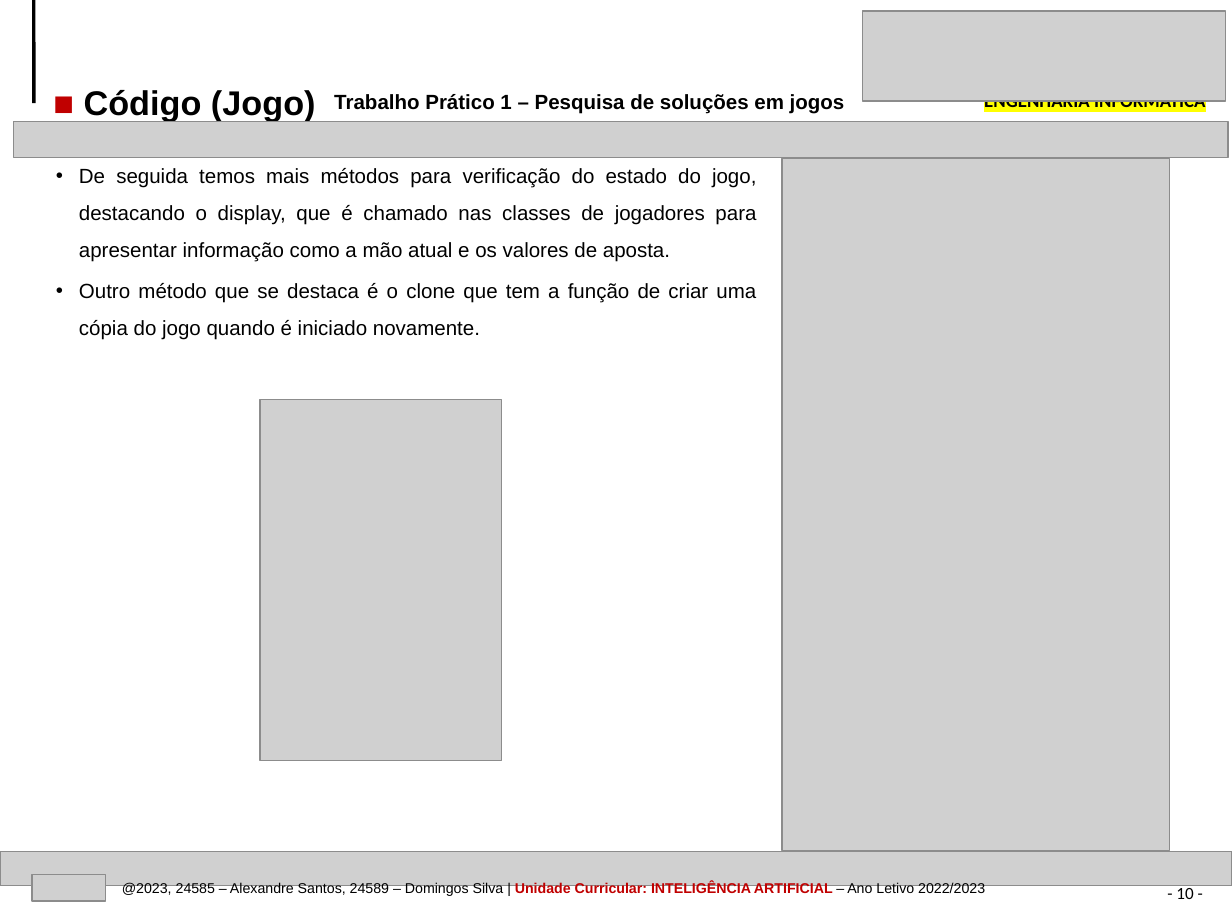
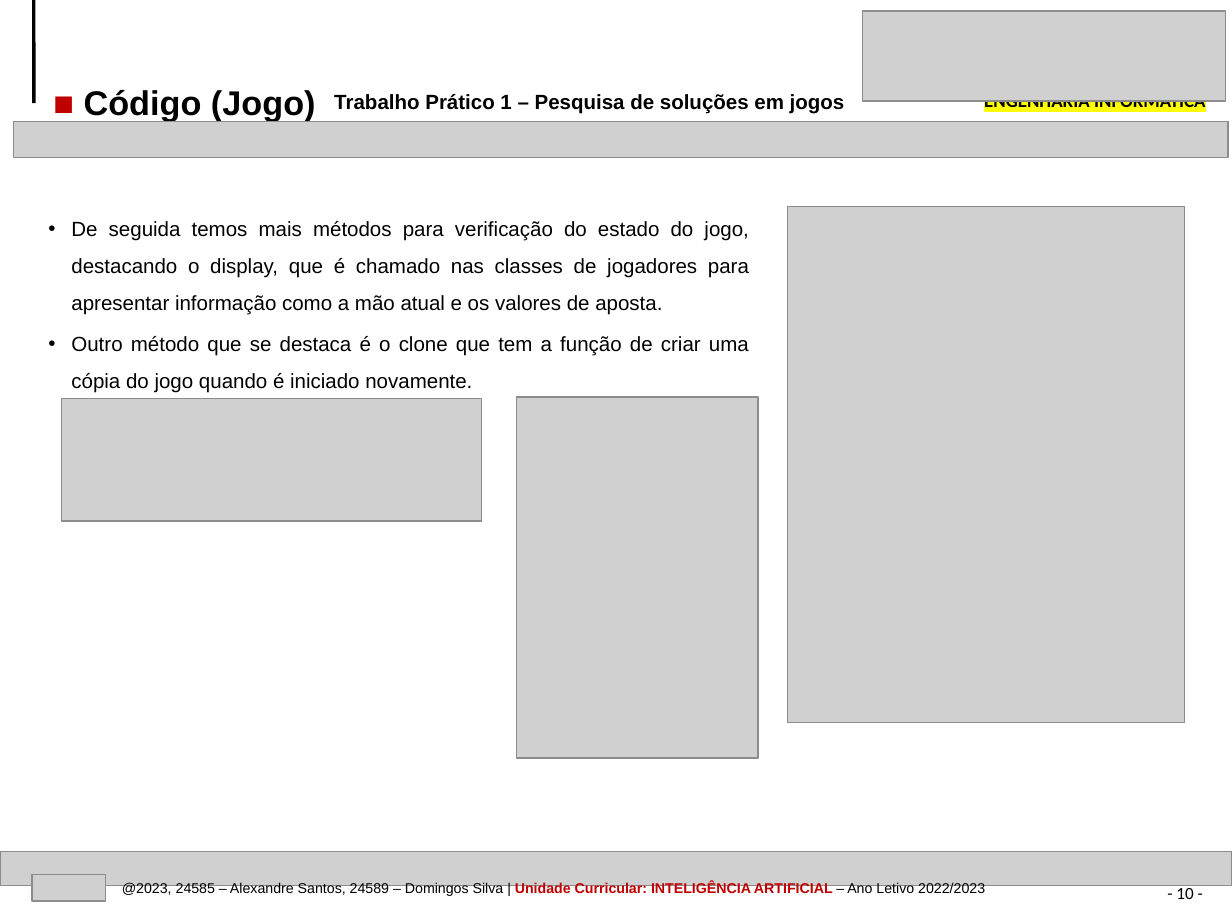
Before and after one commit to AlexandrePSantos/IPVC_EI_IA_TP1_TexasHoldEm, a slide deck: slide 10 of IPVC-EI-IA-TrabPratico1-Pesquisa_solucoes_jogos-24585-24589.pptx. Drawn at 1232x924 pixels with LibreOffice and Linux fonts; fonts in the diff are those of the drawing; grey boxes stand for pictures. Boxes give left, top, right and bottom in pixels: in the first picture for what was removed or moved away, otherwise in the second. Text is boxed around its words. In the diff, an @@ line names an element or a change of style, - is before the commit and + after.

```diff
--- a/IPVC-EI-IA-TrabPratico1-Pesquisa_solucoes_jogos-24585-24589.pptx
+++ b/IPVC-EI-IA-TrabPratico1-Pesquisa_solucoes_jogos-24585-24589.pptx
@@ text "De seguida temos mais métodos ...": place and size @@
-text "De seguida temos mais métodos ..." at [79,168,756,340]
+text "De seguida temos mais métodos ..." at [71,221,749,393]
@@ picture: place and size @@
-picture at [782,159,1169,851]
+picture at [787,207,1184,723]
@@ picture added at [62,399,482,522] @@
@@ picture: place and size @@
-picture at [260,399,501,760]
+picture at [516,397,758,758]
```
Also in this commit, not shown: 6 other slides changed, 2 slides added, 10 other files.
